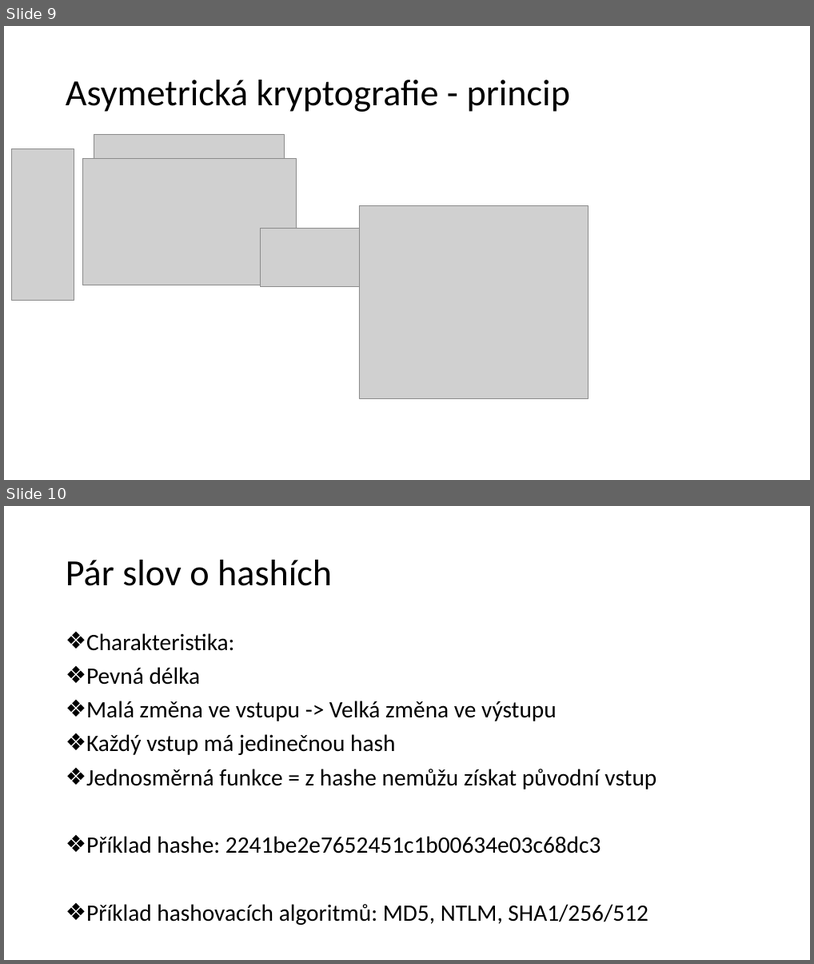
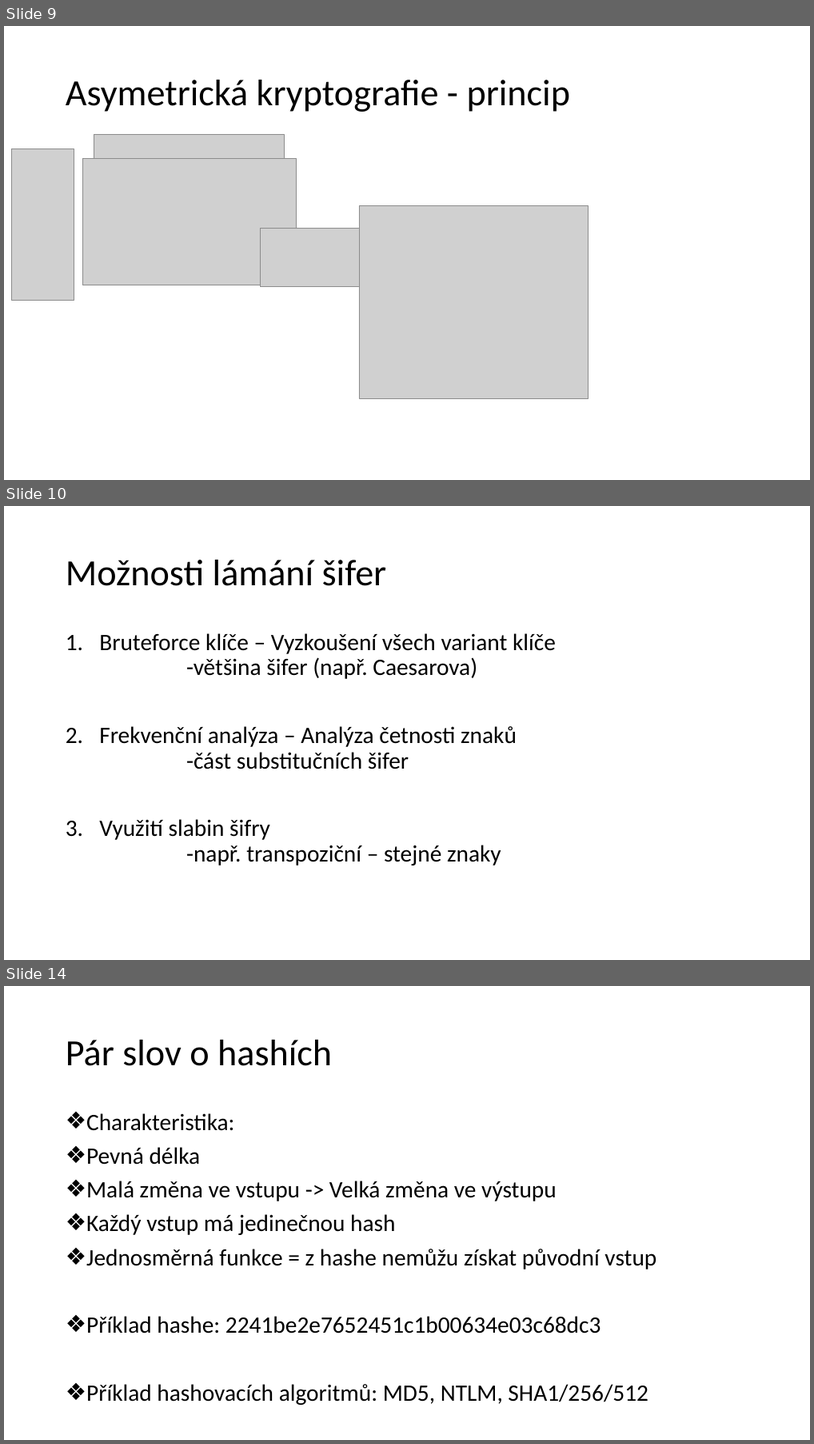
Before and after one commit to Xantus103/Kryptografie-prezentace, a slide deck: zaba.ppsx. Shown one above the other, each under a label of ours: slides 9 and 10 before the commit, slides 9, 10 and 14 after it; the slides between them are not shown. The pictures are 814x964 and 814x1444 pixels, drawn with LibreOffice and Linux fonts; fonts in the diff are those of the drawing; grey boxes stand for pictures; background and template pictures are left out. Boxes give left, top, right and bottom in pixels: in the first picture for what was removed or moved away, otherwise in the second. Text is boxed around its words. In the diff, an @@ line names an element or a change of style, - is before the commit and + after.

```diff
--- a/zaba.ppsx
+++ b/zaba.ppsx
@@ slide 10 added at (x1=4, y1=506, x2=810, y2=960), background picture (left out) @@
@@ title added at (x1=66, y1=560, x2=387, y2=586), 44 pt, text #000000 @@
+Možnosti lámání šifer
@@ text added at (x1=99, y1=633, x2=556, y2=865), 28 pt, text #000000 @@
+1. Bruteforce klíče – Vyzkoušení všech variant klíče
+   -většina šifer (např. Caesarova)
+2. Frekvenční analýza – Analýza četnosti znaků
+   -část substitučních šifer
+3. Využití slabin šifry
+   -např. transpoziční – stejné znaky
@@ what was slide 10 is now slide 14 @@
```
Also in this commit, not shown: 1 slide changed, 3 other slides added, 5 other files.
